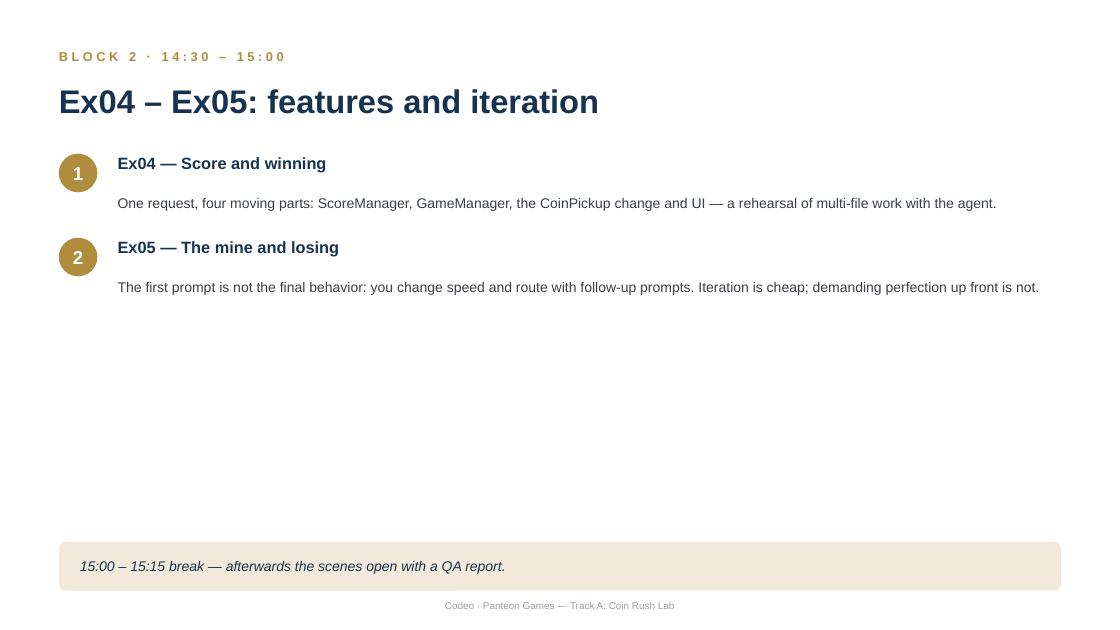
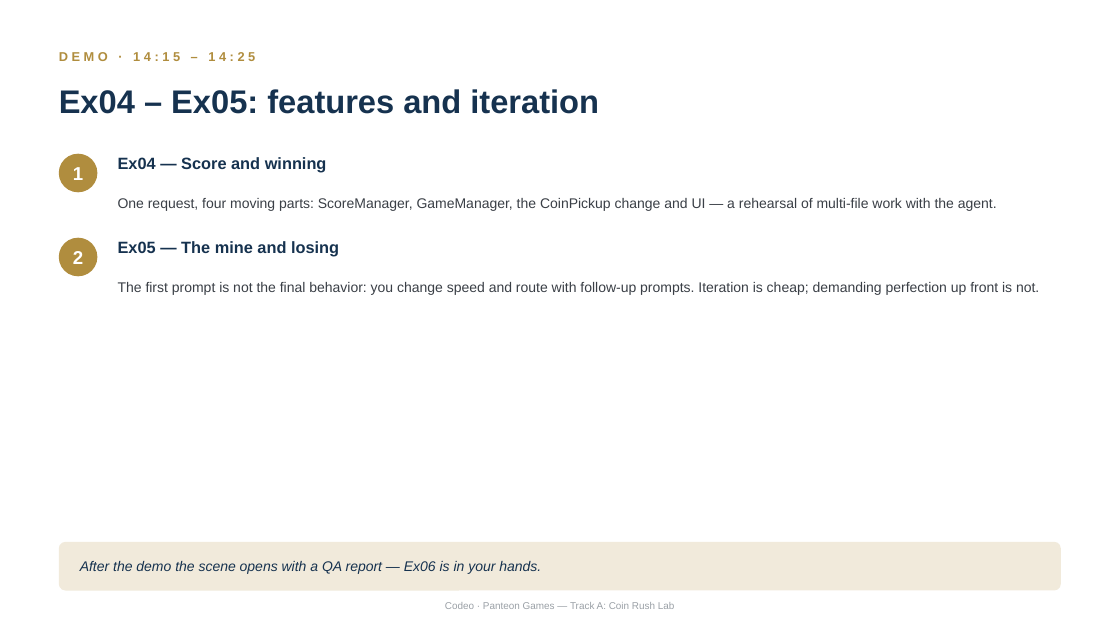
Before and after one commit to thickiran/panteon-workshop-materials, a slide deck: slide 6 of atolye_icerik/sunumlar/en/04_track_a_unity_cli_lab.pptx. Drawn at 1120x630 pixels with LibreOffice and Linux fonts; fonts in the diff are those of the drawing. Boxes give left, top, right and bottom in pixels: in the first picture for what was removed or moved away, otherwise in the second. Text is boxed around its words. In the diff, an @@ line names an element or a change of style, - is before the commit and + after.

```diff
--- a/atolye_icerik/sunumlar/en/04_track_a_unity_cli_lab.pptx
+++ b/atolye_icerik/sunumlar/en/04_track_a_unity_cli_lab.pptx
@@ text at (59, 52, 255, 61): text changed @@
-BLOCK 2 · 14:30 – 15:00
+DEMO · 14:15 – 14:25
@@ text at (80, 561, 541, 574): text changed @@
-15:00 – 15:15 break — afterwards the scenes open with a QA report.
+After the demo the scene opens with a QA report — Ex06 is in your hands.
```
Also in this commit, not shown: 8 other slides changed, 13 other files.
